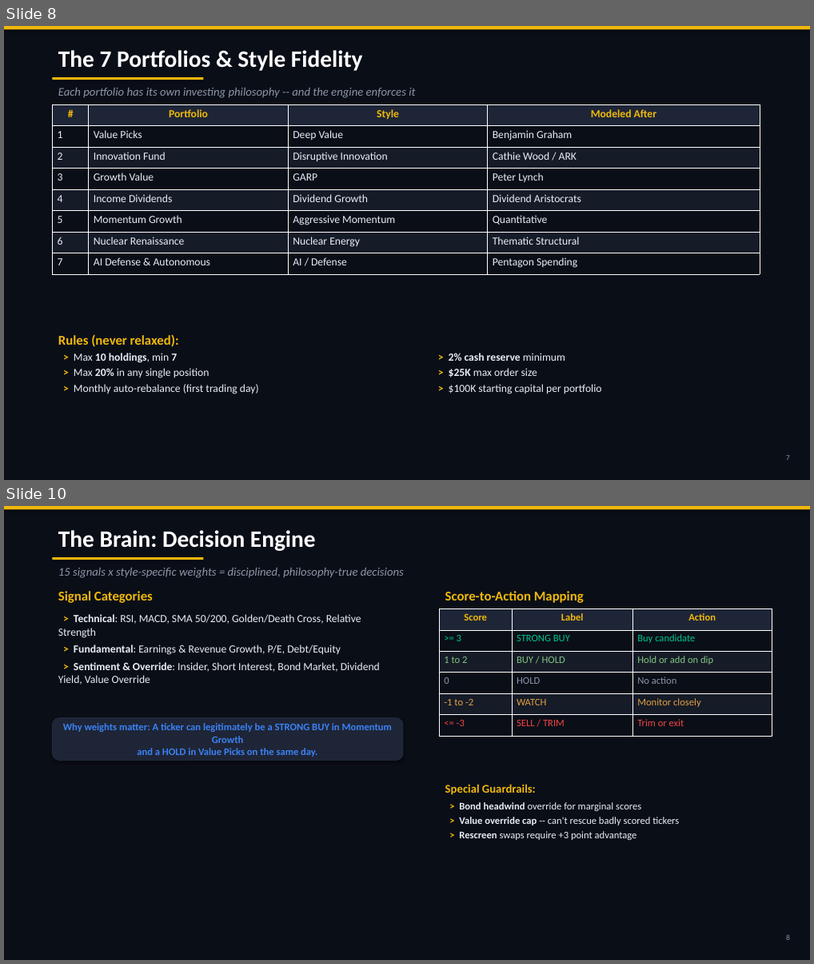
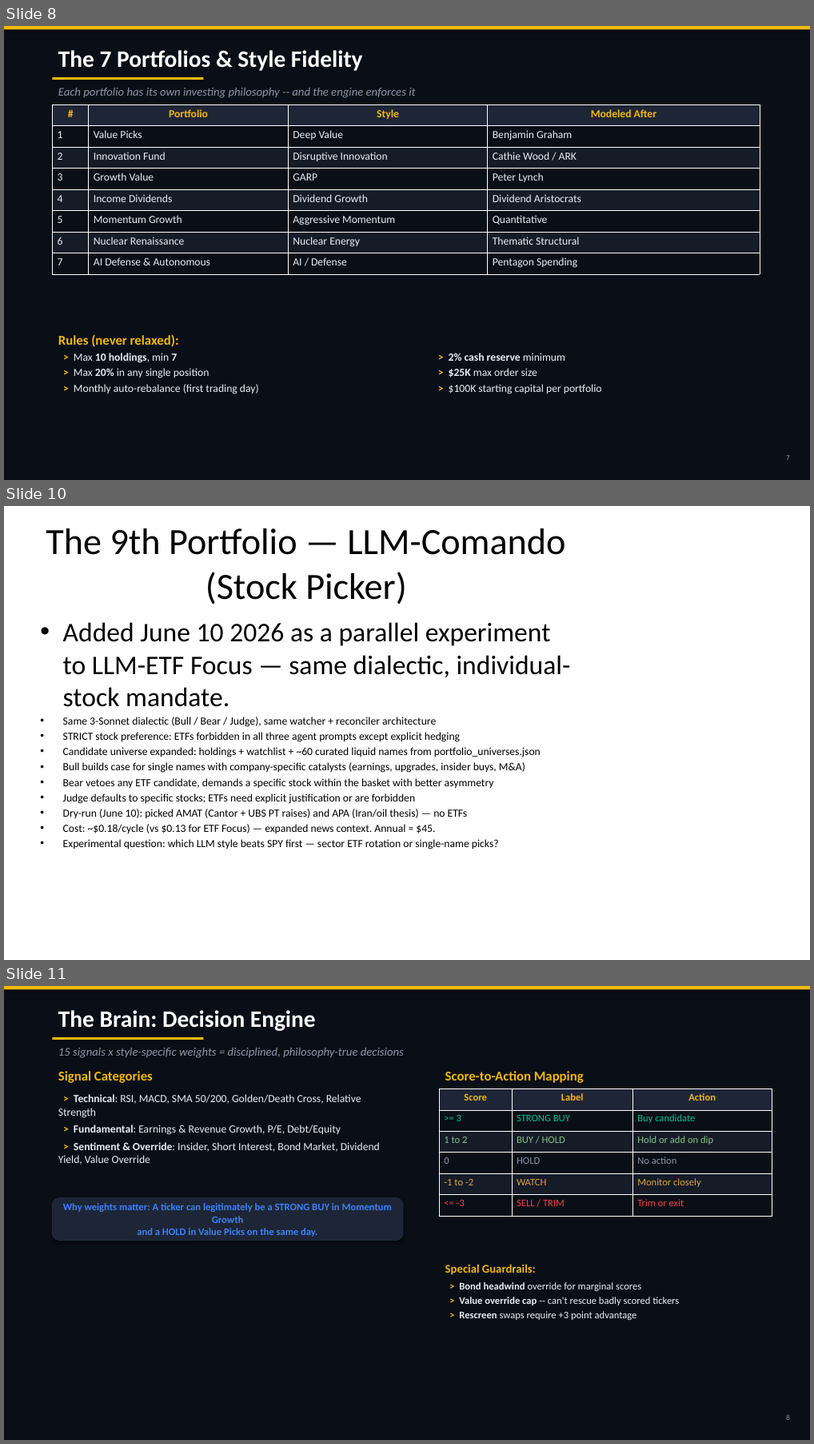
Before and after one commit to cbiggs1-tech/bigclaw-codebase, a slide deck: BigClaw_ShowAndTell.pptx. Shown one above the other, each under a label of ours: slides 8 and 10 before the commit, slides 8, 10 and 11 after it; the slides between them are not shown. The pictures are 814x964 and 814x1444 pixels, drawn with LibreOffice and Linux fonts; fonts in the diff are those of the drawing. Boxes give left, top, right and bottom in pixels: in the first picture for what was removed or moved away, otherwise in the second. Text is boxed around its words. In the diff, an @@ line names an element or a change of style, - is before the commit and + after.

```diff
--- a/BigClaw_ShowAndTell.pptx
+++ b/BigClaw_ShowAndTell.pptx
@@ slide 10 added at (4, 506, 810, 960), background #FFFFFF @@
@@ title added at (46, 528, 566, 604), 44 pt, text #000000 @@
+The 9th Portfolio — LLM-Comando (Stock Picker)
@@ text added at (63, 622, 571, 849), 13 pt, text #000000 @@
+• Added June 10 2026 as a parallel experiment to LLM-ETF Focus — same dialectic, individual-stock mandate.
+• Same 3-Sonnet dialectic (Bull / Bear / Judge), same watcher + reconciler architecture
+• STRICT stock preference: ETFs forbidden in all three agent prompts except explicit hedging
+• Candidate universe expanded: holdings + watchlist + ~60 curated liquid names from portfolio_universes.json
+• Bull builds case for single names with company-specific catalysts (earnings, upgrades, insider buys, M&A)
+• Bear vetoes any ETF candidate, demands a specific stock within the basket with better asymmetry
+• Judge defaults to specific stocks; ETFs need explicit justification or are forbidden
+• Dry-run (June 10): picked AMAT (Cantor + UBS PT raises) and APA (Iran/oil thesis) — no ETFs
+• Cost: ~$0.18/cycle (vs $0.13 for ETF Focus) — expanded news context. Annual ≈ $45.
+• Experimental question: which LLM style beats SPY first — sector ETF rotation or single-name picks?
@@ what was slide 10 is now slide 11 @@
```
Also in this commit, not shown: 1 slide changed, 4 other files.
